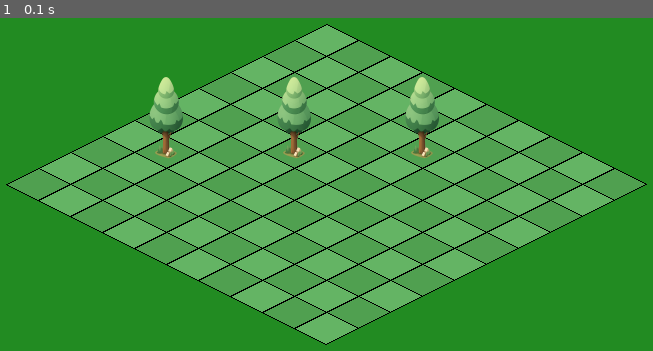
Above: before the commit, frame 1.
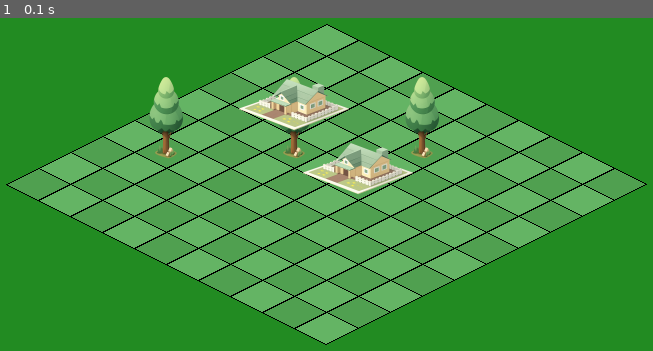
Above: after the commit, the same moment.

Repository: tdimnet/learn-pygame-by-doing
Game: pygame game, started from v2/app.py
Two runs of this game, one before a commit and one after it. Both use one fixed random seed, a clock stepped at 60 frames per second and the inputs below.
Inputs:
- Up to frame 1 (0.1 s): no input

The runs differ from the first frame. In frame 1, 2.6% of the frame differs, in the area x 36-64%, y 18-53%.

Commit message:
Try to implement some spread sheet

Diff:
--- a/v2/app.py
+++ b/v2/app.py
@@ -1,4 +1,3 @@
-from re import I
 import sys
 import pygame
 
@@ -18,6 +17,7 @@
 WHITE = (0, 0, 0)
 
 TREE_SPRITE_PATH = "./assets/tree.png"
+HOUSE_SPRITE_PATH = "./assets/house.png"
 
 
 def grid_to_iso(gx: int, gy: int) -> tuple[int, int]:
@@ -83,6 +83,23 @@
     surface.blit(sprite, sprite_rect)
 
 
+def draw_house(
+        surface: pygame.Surface,
+        sprite: pygame.Surface,
+        gx: int,
+        gy: int,
+        offset: tuple[int, int],
+        iso_cache: dict) -> None:
+    iso_x, iso_y = iso_cache[(gx, gy)]
+    offset_x, offset_y = offset
+
+    px = iso_x + offset_x
+    py = iso_y + offset_y
+
+    sprite_rect = sprite.get_rect(midbottom=(px, py))
+    surface.blit(sprite, sprite_rect)
+
+
 def main():
     pygame.init()
     screen = pygame.display.set_mode((SCREEN_WIDTH, SCREEN_HEIGHT))
@@ -99,6 +116,9 @@
     tree_sprite = pygame.image.load("./assets/tree.png").convert_alpha()
     tree_sprite = pygame.transform.smoothscale(tree_sprite, (64, 128))
 
+    house_sprite = pygame.image.load("./assets/house.png").convert_alpha()
+    house_sprite = pygame.transform.smoothscale(house_sprite, (128, 96))
+
 
     iso_cache = {}
     for gx in range(GRID_WIDTH):
@@ -109,6 +129,11 @@
         (4, 5),
         (6, 3),
         (2, 7)
+    ]
+
+    houses = [
+        (3, 4),
+        (6, 5)
     ]
 
 
@@ -176,6 +201,14 @@
             sprite_rect = tree_sprite.get_rect(midbottom=(px, py))
             screen.blit(tree_sprite, sprite_rect)
 
+        for gx, gy in sorted(houses, key=lambda t: t[0] + t[1]):
+            iso_x, iso_y = iso_cache[(gx, gy)]
+            px = iso_x + offset[0]
+            py = iso_y + offset[1]
+
+            sprite_rect = house_sprite.get_rect(midbottom=(px, py))
+            screen.blit(house_sprite, sprite_rect)
+
         pygame.display.flip()
 
     pygame.quit()
